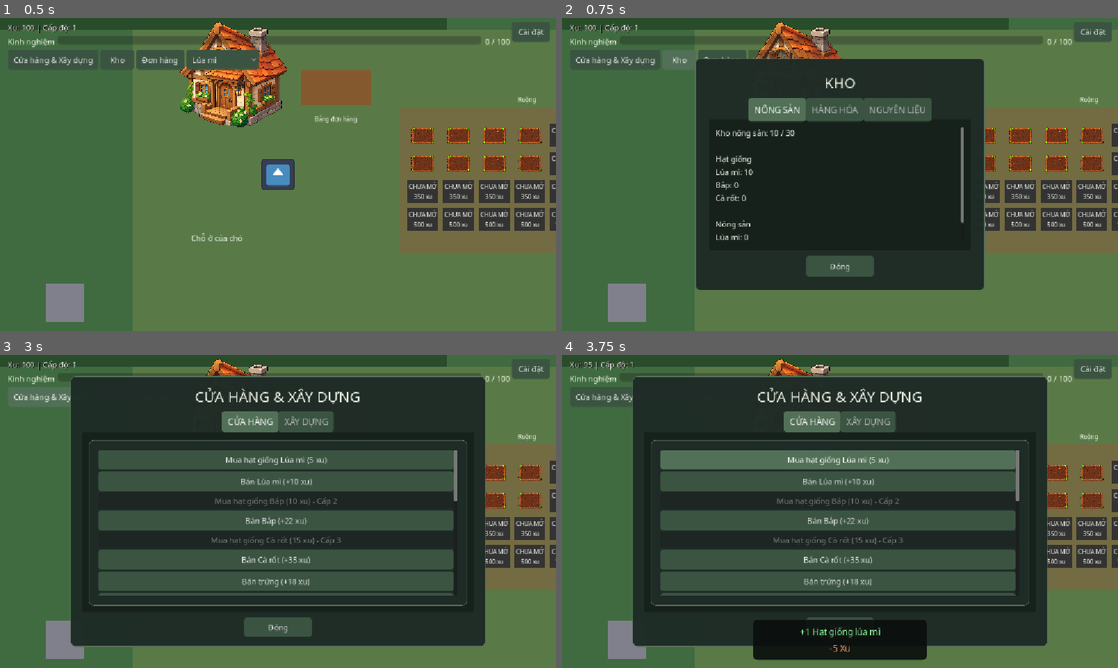
Above: before the commit, frames 1-4 (two rows, left to right).
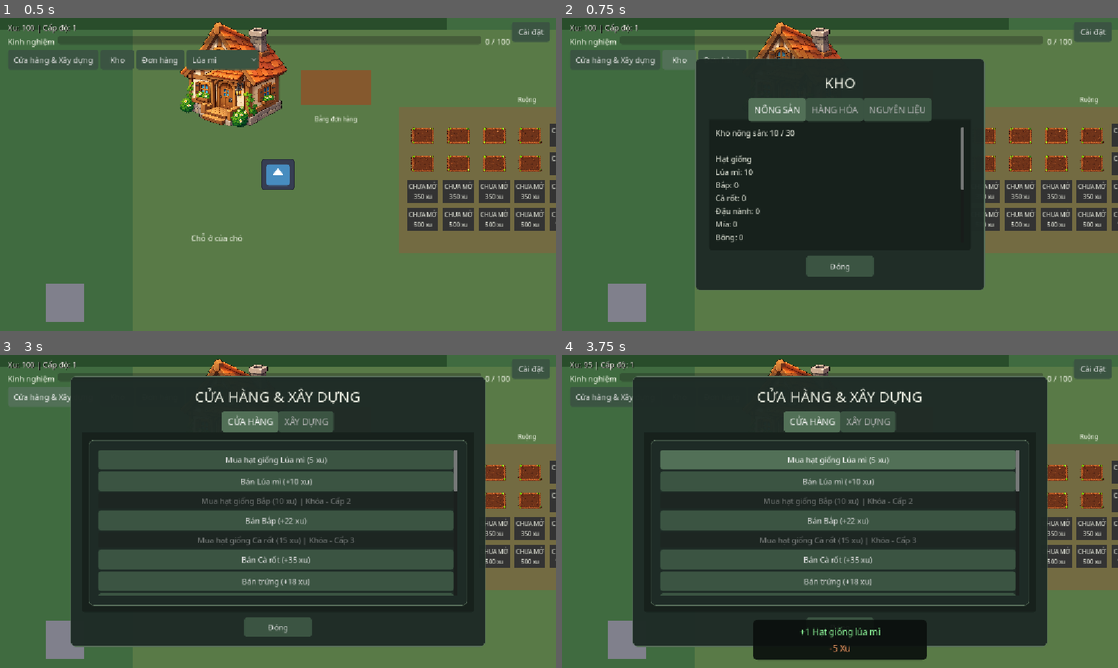
Above: after the commit, the same moments.

Repository: Vanthang19130201/game-nong
Game: Godot game, scene res://main.tscn
Same seed, same stepped clock (60 frames per second), same inputs: the game is played once before the commit and once after it. The engine's default icon, where the game draws it, is replaced by a stand-in: a white triangle on a blue panel in a dark square.
Inputs:
- Up to frame 1 (0.5 s): no input
- Up to frame 2 (0.75 s): click "Kho" at 0.5 s
- Up to frame 3 (3 s): click "Đóng" at 1.25 s; click "Cài đặt" at 2 s; click "Cửa hàng & Xây dựng" at 2.75 s
- Up to frame 4 (3.75 s): click "Mua hạt giống Lúa mì (5 xu)" at 3.5 s

Frame 1 is identical in both runs. In frame 2, 0.3% of the frame differs, in the area x 27-73%, y 54-72%; in frame 3, 0.4%, in the area x 35-83%, y 43-61%; in frame 4, 0.4%.

Commit message:
new game

Diff:
--- a/crop_data.gd
+++ b/crop_data.gd
@@ -1,17 +1,49 @@
 extends RefCounted
+
+static var crop_time_scale: float = 1.0
 
 # All crop rules live here. Sell prices must exceed seed prices.
 const CROPS: Dictionary = {
 	"WHEAT": {
-		"name": "Wheat", "unlock_level": 1, "grow_time": 10.0,
+		"name": "Wheat", "unlock_level": 1, "grow_time": 60.0, "starting_seeds": 10,
 		"seed_buy_price": 5, "sell_price": 10, "harvest_exp": 10
 	},
 	"CORN": {
-		"name": "Corn", "unlock_level": 2, "grow_time": 20.0,
+		"name": "Corn", "unlock_level": 2, "grow_time": 120.0,
 		"seed_buy_price": 10, "sell_price": 22, "harvest_exp": 20
 	},
 	"CARROT": {
-		"name": "Carrot", "unlock_level": 3, "grow_time": 30.0,
+		"name": "Carrot", "unlock_level": 3, "grow_time": 240.0,
 		"seed_buy_price": 15, "sell_price": 35, "harvest_exp": 30
+	},
+	"SOYBEAN": {
+		"name": "Soybean", "unlock_level": 6, "grow_time": 360.0,
+		"seed_buy_price": 20, "sell_price": 48, "harvest_exp": 40
+	},
+	"SUGARCANE": {
+		"name": "Sugarcane", "unlock_level": 8, "grow_time": 600.0,
+		"seed_buy_price": 25, "sell_price": 65, "harvest_exp": 50
+	},
+	"COTTON": {
+		"name": "Cotton", "unlock_level": 12, "grow_time": 900.0,
+		"seed_buy_price": 35, "sell_price": 90, "harvest_exp": 60
 	}
 }
+
+static func grow_seconds(crop: String) -> float:
+	var time_scale: float = crop_time_scale if is_finite(crop_time_scale) and crop_time_scale > 0.0 else 1.0
+	return CROPS[crop]["grow_time"] * time_scale
+
+static func inventory_defaults() -> Dictionary:
+	var result: Dictionary = {}
+	for crop in CROPS:
+		result[crop.to_lower()] = 0
+		result[crop.to_lower() + "_seed"] = CROPS[crop].get("starting_seeds", 0)
+	return result
+
+static func silo_items() -> Array[String]:
+	var result: Array[String] = []
+	for crop in CROPS:
+		result.append(crop.to_lower() + "_seed")
+		result.append(crop.to_lower())
+	return result
--- a/hud.gd
+++ b/hud.gd
@@ -94,8 +94,18 @@
 	for crop in crop_ids:
 		crop_selector.add_item(Localization.display_name(CropData.CROPS[crop]["name"]))
 		var prefix: String = "" if crop == "WHEAT" else crop.capitalize()
-		var buy: Button = content.get_node(prefix + "BuyButton")
-		var sell: Button = content.get_node(prefix + "SellButton")
+		var buy: Button = content.get_node_or_null(prefix + "BuyButton")
+		var sell: Button = content.get_node_or_null(prefix + "SellButton")
+		if buy == null:
+			buy = Button.new()
+			buy.name = prefix + "BuyButton"
+			buy.focus_mode = Control.FOCUS_NONE
+			content.add_child(buy)
+		if sell == null:
+			sell = Button.new()
+			sell.name = prefix + "SellButton"
+			sell.focus_mode = Control.FOCUS_NONE
+			content.add_child(sell)
 		buy_buttons[crop] = buy
 		buy.pressed.connect(_buy_seed.bind(crop))
 		sell.pressed.connect(_sell_crop.bind(crop))
@@ -229,14 +239,14 @@
 		var unlocked: bool = Inventory.is_unlocked(crop)
 		var choice: String = Localization.display_name(info["name"])
 		if not unlocked:
-			choice += tr("UI_UNLOCK_LEVEL") % info["unlock_level"]
+			choice += " | " + tr("CROP_LOCKED_LEVEL") % info["unlock_level"]
 		crop_selector.set_item_text(i, choice)
 		crop_selector.set_item_disabled(i, not unlocked)
 		var buy: Button = buy_buttons[crop]
 		buy.disabled = not unlocked
 		buy.text = tr("UI_BUY_SEED") % [Localization.display_name(info["name"]), info["seed_buy_price"]]
 		if not unlocked:
-			buy.text += tr("UI_LEVEL_SUFFIX") % info["unlock_level"]
+			buy.text += " | " + tr("CROP_LOCKED_LEVEL") % info["unlock_level"]
 	crop_selector.select(crop_ids.find(Inventory.selected_crop))
 	_update_station_panel()
 	_update_house_panel()
--- a/inventory.gd
+++ b/inventory.gd
@@ -12,7 +12,7 @@
 const EGG_PRICE: int = 18
 const MILK_PRICE: int = 30
 const Progression = preload("res://progression_data.gd")
-const SILO_ITEMS: Array[String] = ["wheat_seed", "wheat", "corn_seed", "corn", "carrot_seed", "carrot"]
+var SILO_ITEMS: Array[String] = CropData.silo_items()
 const BARN_ITEMS: Array[String] = ["chicken_feed", "cow_feed", "egg", "milk", "small_fish", "river_fish", "golden_fish", "bread", "corn_bread", "carrot_pie"]
 var owns_bakery: bool = false
 var bread: int = 0
@@ -35,6 +35,12 @@
 var corn: int = 0
 var carrot_seed: int = 0
 var carrot: int = 0
+var soybean_seed: int = 0
+var soybean: int = 0
+var sugarcane_seed: int = 0
+var sugarcane: int = 0
+var cotton_seed: int = 0
+var cotton: int = 0
 var coins: int = 100
 var player_exp: int = 0
 var player_level: int = 1
--- a/localization.gd
+++ b/localization.gd
@@ -5,6 +5,12 @@
 	"en": preload("res://localization/en.gd")
 }
 const NAME_KEYS: Dictionary = {
+	"soybean": "ITEM_SOYBEAN",
+	"sugarcane": "ITEM_SUGARCANE",
+	"cotton": "ITEM_COTTON",
+	"soybean seed": "ITEM_SOYBEAN_SEED",
+	"sugarcane seed": "ITEM_SUGARCANE_SEED",
+	"cotton seed": "ITEM_COTTON_SEED",
 	"bakery": "BUILDING_BAKERY",
 	"bread": "ITEM_BREAD",
 	"corn bread": "ITEM_CORN_BREAD",
--- a/localization/vi.gd
+++ b/localization/vi.gd
@@ -1,6 +1,13 @@
 extends RefCounted
 
 const MESSAGES: Dictionary = {
+    "ITEM_SOYBEAN": "Đậu nành",
+    "ITEM_SUGARCANE": "Mía",
+    "ITEM_COTTON": "Bông",
+    "ITEM_SOYBEAN_SEED": "Hạt giống đậu nành",
+    "ITEM_SUGARCANE_SEED": "Hạt giống mía",
+    "ITEM_COTTON_SEED": "Hạt giống bông",
+    "CROP_LOCKED_LEVEL": "Khóa - Cấp %d",
     "BUILDING_BAKERY": "Lò bánh",
     "ITEM_BREAD": "Bánh mì",
     "ITEM_CORN_BREAD": "Bánh mì bắp",
--- a/main.tscn
+++ b/main.tscn
@@ -334,6 +334,8 @@
 [node name="FishingAreaLabel" type="Label" parent="." unique_id=1836452223]
 offset_left = 2020.0
 offset_top = 650.0
+offset_right = 2145.0
+offset_bottom = 667.0
 theme_override_font_sizes/font_size = 12
 text = "WORLD_FISHING_AREA"
 
--- a/progression_data.gd
+++ b/progression_data.gd
@@ -1,10 +1,16 @@
 extends RefCounted
 
-const FEATURES: Dictionary = {
-	"Wheat": 1, "Corn": 2, "Carrot": 3, "Feed Mill": 4,
+static var FEATURES: Dictionary = _features()
+
+static func _features() -> Dictionary:
+	var result: Dictionary = {
+	"Feed Mill": 4,
 	"Chicken Coop": 5, "Chicken / Axe / Hammer": 6, "Egg Orders": 7,
 	"Cow Shed": 8, "Cow": 9, "Milk": 10, "Bakery": 12, "Dairy (future)": 15
-}
+	}
+	for crop in preload("res://crop_data.gd").CROPS.values():
+		result[crop["name"]] = crop["unlock_level"]
+	return result
 const BUILDINGS: Dictionary = {
 	"feed_mill": {"name": "Feed Mill", "level": 4, "price": 500},
 	"chicken_coop": {"name": "Chicken Coop", "level": 5, "price": 800},
--- a/save_manager.gd
+++ b/save_manager.gd
@@ -13,12 +13,11 @@
 var autosave_timer: Timer
 var bakery_queue: Array = []
 var PLOT_IDS: Array[String] = FarmData.plot_ids()
-const INVENTORY_DEFAULTS: Dictionary = {
-	"wheat_seed": 10, "wheat": 0, "corn_seed": 0, "corn": 0,
-	"carrot_seed": 0, "carrot": 0, "coins": 100, "chicken_feed": 0, "cow_feed": 0, "egg": 0, "milk": 0, "wood": 0, "stone": 0,
+var INVENTORY_DEFAULTS: Dictionary = CropData.inventory_defaults().merged({
+	"coins": 100, "chicken_feed": 0, "cow_feed": 0, "egg": 0, "milk": 0, "wood": 0, "stone": 0,
 	"small_fish": 0, "river_fish": 0, "golden_fish": 0,
 	"bread": 0, "corn_bread": 0, "carrot_pie": 0
-}
+})
 
 var saved_plots: Dictionary = {}
 var plots: Dictionary = {}
@@ -389,7 +388,7 @@
 	if not (crop is String) or not CropData.CROPS.has(crop):
 		crop = "WHEAT"
 	var now: float = Time.get_unix_time_from_system()
-	var duration: float = CropData.CROPS[crop]["grow_time"]
+	var duration: float = CropData.grow_seconds(crop)
 	var planted: float = _read_time(data, id, "planted_at", -1.0)
 	var ready: float = _read_time(data, id, "ready_at", -1.0)
 	if planted < 0.0 or ready < planted:
--- a/soil_plot.gd
+++ b/soil_plot.gd
@@ -93,7 +93,7 @@
 	# Finish the plot state BEFORE consuming seed and saving the whole game.
 	crop_type = selected
 	planted_at = Time.get_unix_time_from_system()
-	ready_at = planted_at + CropData.CROPS[crop_type]["grow_time"]
+	ready_at = planted_at + CropData.grow_seconds(crop_type)
 	state = PlotState.GROWING
 	grow_timer.start(ready_at - planted_at)
 	_update_label()
--- a/soil_visual.gd
+++ b/soil_visual.gd
@@ -22,7 +22,7 @@
 	$CropSprite.z_index = $SoilSprite.z_index + 1
 	color.color = Color(0.3, 0.15, 0.06, 1) if unlocked else Color(0.2, 0.2, 0.2, 1)
 	$SoilSprite.modulate = Color.WHITE if unlocked else Color(0.5, 0.5, 0.5)
-	var key: String = Localization.display_name(plot.crop_type) + "_" + plot.PlotState.keys()[plot.state]
+	var key: String = plot.crop_type + "_" + plot.PlotState.keys()[plot.state]
 	$CropSprite.texture = crop_textures.get(key, default_crop_texture)
 	$CropSprite.visible = unlocked and plot.state != plot.PlotState.EMPTY
 	if not unlocked:
--- /dev/null
+++ b/tests/crop_expansion_test.gd
@@ -0,0 +1,109 @@
+extends SceneTree
+
+var inv: Node
+var manager: Node
+var farm: Node
+const NEW_CROPS: Array = ["SOYBEAN", "SUGARCANE", "COTTON"]
+
+func _initialize() -> void:
+	call_deferred("run_checks")
+
+func check(value: bool, message: String) -> void:
+	if not value:
+		push_error("TEST FAILED: " + message)
+		quit(1)
+		assert(value, message)
+
+func disk() -> ConfigFile:
+	var result := ConfigFile.new()
+	check(result.load(manager.SAVE_PATH) == OK, "save readable")
+	return result
+
+func run_checks() -> void:
+	await process_frame
+	inv = root.get_node("Inventory")
+	manager = root.get_node("SaveManager")
+	check(manager.SAVE_PATH == "res://test-save.cfg", "isolated save")
+	farm = load("res://main.tscn").instantiate()
+	root.add_child(farm)
+	current_scene = farm
+	await create_timer(0.1).timeout
+	var stage: String = OS.get_cmdline_user_args()[0]
+	match stage:
+		"crop_core":
+			check(manager.reset_game(), "reset fixture")
+			var times: Array = [60,120,240,360,600,900]
+			for i in range(6):
+				check(inv.CropData.grow_seconds(inv.CropData.CROPS.keys()[i]) == times[i], "production crop times")
+			check(farm.get_node("HUD").crop_selector.item_count == 6 and inv.SILO_ITEMS.size() == 12, "six crop UI and storage")
+			inv.coins = 10000
+			inv.tools_unlock_notified = true
+			var levels: Array = [6,8,12]
+			var buys: Array = [20,25,35]
+			var sells: Array = [48,65,90]
+			inv.CropData.crop_time_scale = 0.1
+			for i in range(3):
+				var crop: String = NEW_CROPS[i]
+				var item: String = crop.to_lower()
+				inv.player_level = levels[i]-1
+				inv.inventory_changed.emit()
+				var hud = farm.get_node("HUD")
+				check(hud.crop_selector.get_item_text(i+3).contains("Khóa - Cấp " + str(levels[i])), "locked label")
+				check(not inv.buy_seed(crop) and not inv.select_crop(crop) and inv.get(item+"_seed") == 0, "pre-unlock denied")
+				inv.player_level = levels[i]
+				var coins: int = inv.coins
+				check(inv.buy_seed(crop) and inv.coins == coins-buys[i] and inv.select_crop(crop), "unlocked buy and selection")
+				var plot = manager.plots["soil_01"]
+				plot.try_plant()
+				check(plot.crop_type == crop and inv.get(item+"_seed") == 0, "plant new crop")
+				check(is_equal_approx(plot.ready_at-plot.planted_at, times[i+3]*0.1), "development multiplier")
+				check(disk().get_value("soil_01", "crop_type") == crop, "atomic plant autosave")
+				plot.ready_at = Time.get_unix_time_from_system()-1
+				plot._on_grow_timer_timeout()
+				var texture := GradientTexture2D.new()
+				plot.get_node("Visuals").crop_textures[crop+"_READY"] = texture
+				plot._update_label()
+				check(plot.get_node("Visuals/CropSprite").texture == texture, "visual uses stable crop ID")
+				plot.harvest()
+				plot.harvest()
+				check(inv.get(item) == 1, "harvest once")
+				coins = inv.coins
+				check(inv.sell_crop(crop) and inv.coins == coins+sells[i] and inv.get(item) == 0, "new crop sell")
+			inv.CropData.crop_time_scale = 1.0
+			check(manager.reset_game(), "new crops reset")
+			for crop in NEW_CROPS:
+				check(inv.get(crop.to_lower()) == 0 and inv.get(crop.to_lower()+"_seed") == 0, "new crop defaults")
+		"crop_write":
+			check(manager.reset_game(), "offline fixture")
+			inv.player_level = 12
+			inv.tools_unlock_notified = true
+			inv.coins = 10000
+			for i in range(3):
+				var crop: String = NEW_CROPS[i]
+				check(inv.buy_seed(crop) and inv.select_crop(crop), "offline seeds")
+				var plot = manager.plots["soil_0"+str(i+1)]
+				plot.try_plant()
+				if i == 0:
+					plot.ready_at = Time.get_unix_time_from_system()-1
+				plot.planted_at = plot.ready_at-360
+			inv.cotton_seed = 2
+			check(manager.save_game(), "persist new crops")
+		"crop_read", "crop_again":
+			check(inv.selected_crop == "COTTON" and inv.cotton_seed == 2, "selection and inventory restored")
+			var first = manager.plots["soil_01"]
+			if stage == "crop_read":
+				check(first.state == 2 and first.crop_type == "SOYBEAN", "offline ready")
+				first.harvest()
+			else:
+				check(first.state == 0, "collected crop stays empty")
+			first.harvest()
+			check(inv.soybean == 1, "no duplicate reload reward")
+			inv.CropData.crop_time_scale = 0.1
+			for id in ["soil_02", "soil_03"]:
+				var plot = manager.plots[id]
+				var ready: float = disk().get_value(id, "ready_at")
+				plot.restore_save_data(manager.saved_plots[id])
+				check(plot.state == 1 and plot.grow_timer.time_left > 100 and is_equal_approx(plot.ready_at,ready), "restore keeps absolute deadline despite multiplier")
+			inv.CropData.crop_time_scale = 1.0
+	print("PASS: " + stage)
+	quit()
--- a/tests/storage_ui_test.gd
+++ b/tests/storage_ui_test.gd
@@ -95,7 +95,7 @@
 	plot.ready_at = Time.get_unix_time_from_system()-1
 	plot._on_grow_timer_timeout()
 	plot.harvest()
-	check(produce.text.ends_with("Cà rốt: 0") and produce.text.contains("Nông sản\nLúa mì: 1"), "harvest refresh")
+	check(produce.text.contains("Cà rốt: 0") and produce.text.contains("Nông sản\nLúa mì: 1"), "harvest refresh")
 	check(hud.transaction_feedback.visible and hud.transaction_feedback.text == "+1 Lúa mì\n+10 Kinh nghiệm", "successful harvest feedback")
 	var toast_count: int = hud.transaction_feedback.get_child_count()
 	plot.harvest()
Not shown, added: tests/crop_expansion_test.gd.uid
Not shown, changed: tests/run_core_stability.ps1
